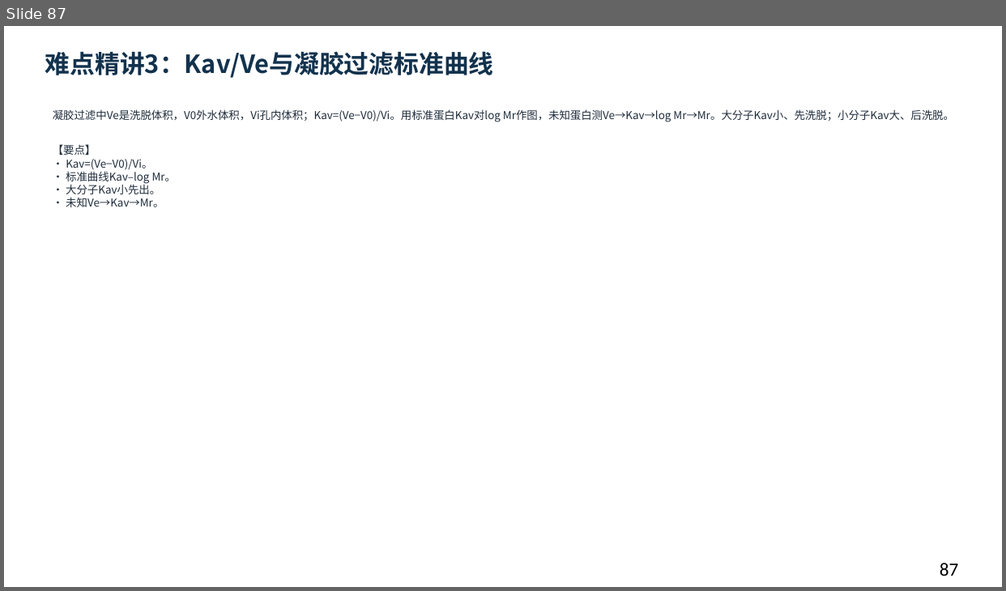
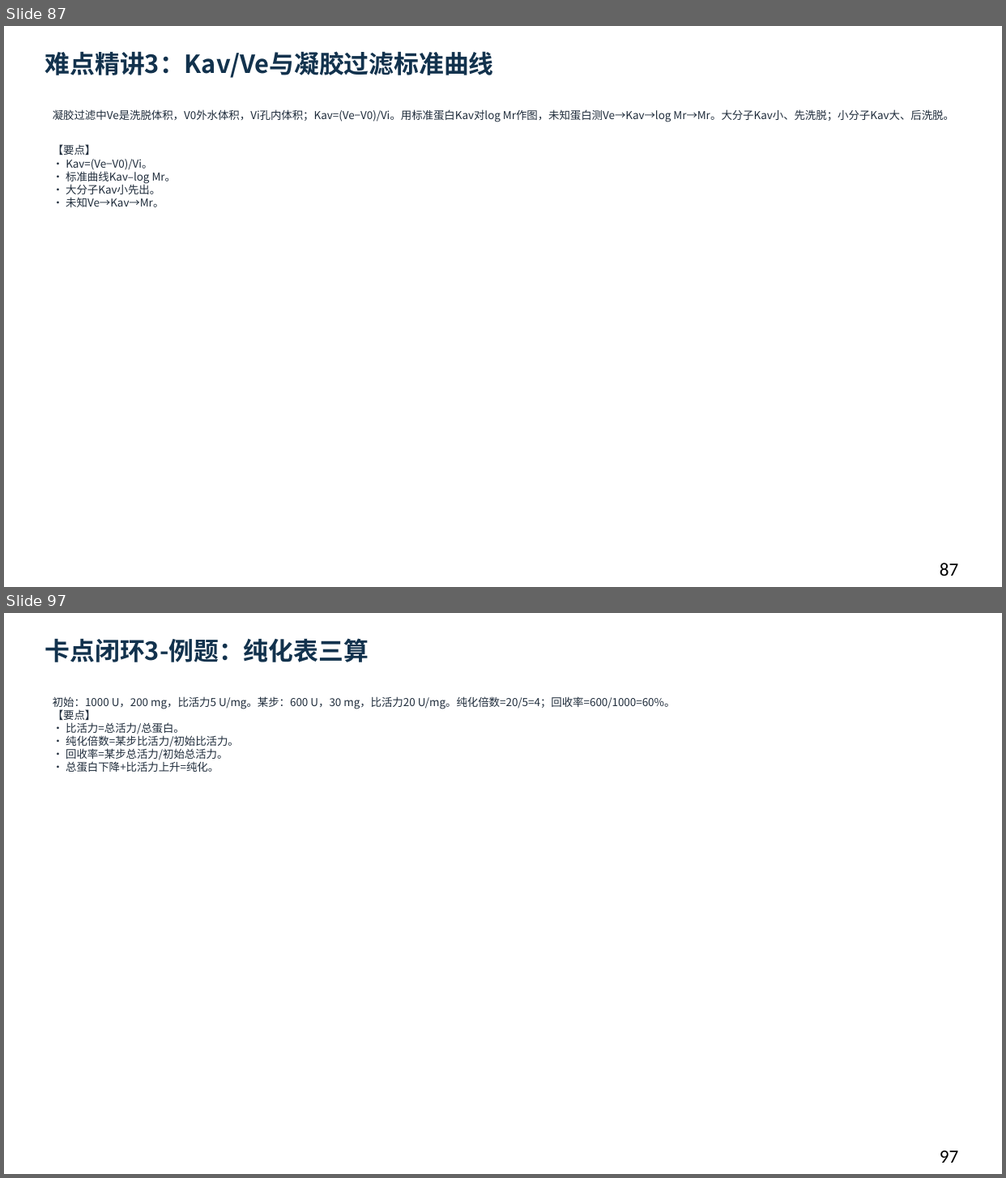
Before and after one commit to newkan-li/Biochemistry, a slide deck: downloads/bc05-ai-style.pptx. Shown one above the other, each under a label of ours: slide 87 before the commit, slides 87 and 97 after it; the slides between them are not shown. The pictures are 1006x591 and 1006x1178 pixels, drawn with LibreOffice and Linux fonts; fonts in the diff are those of the drawing. Boxes give left, top, right and bottom in pixels: in the first picture for what was removed or moved away, otherwise in the second. Text is boxed around its words. In the diff, an @@ line names an element or a change of style, - is before the commit and + after.

```diff
--- a/downloads/bc05-ai-style.pptx
+++ b/downloads/bc05-ai-style.pptx
@@ slide 97 added at bbox=[4, 613, 1002, 1174], background #FFFFFF @@
@@ text added at bbox=[45, 638, 368, 662], 24 pt, text #12324D, bold @@
+卡点闭环3-例题：纯化表三算
@@ text added at bbox=[53, 696, 675, 772], 10.5 pt, text #202D3C @@
+初始：1000 U，200 mg，比活力5 U/mg。某步：600 U，30 mg，比活力20 U/mg。纯化倍数=20/5=4；回收率=600/1000=60%。
+【要点】
+• 比活力=总活力/总蛋白。
+• 纯化倍数=某步比活力/初始比活力。
+• 回收率=某步总活力/初始总活力。
+• 总蛋白下降+比活力上升=纯化。
@@ text added at bbox=[940, 1151, 958, 1163], 18 pt, text #000000 @@
+97
```
Also in this commit, not shown: 1 slide changed, 11 other slides added, 18 other files.
